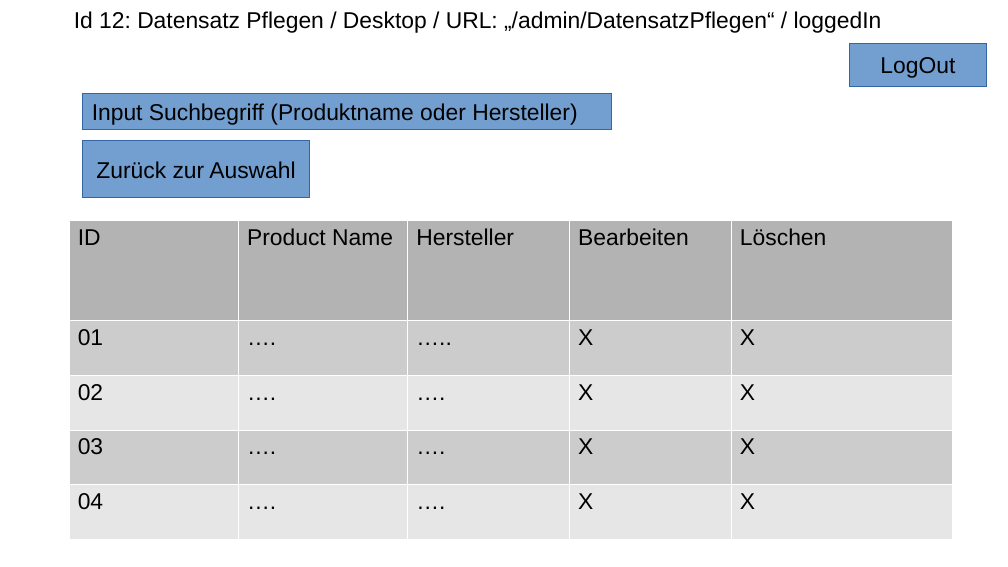
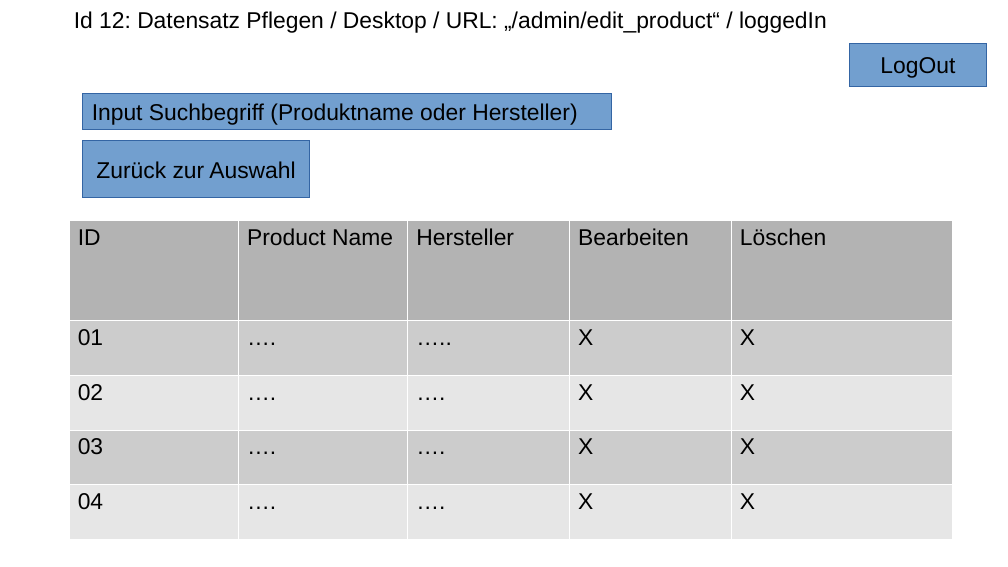
Before and after one commit to HolgerZerbe/foodata, a slide deck: slide 12 of concept/textdateien/Foodata Mockups.odp. Drawn at 1008x567 pixels with LibreOffice and Linux fonts; fonts in the diff are those of the drawing. Boxes give left, top, right and bottom in pixels: in the first picture for what was removed or moved away, otherwise in the second. Text is boxed around its words. In the diff, an @@ line names an element or a change of style, - is before the commit and + after.

```diff
--- a/concept/textdateien/Foodata Mockups.odp
+++ b/concept/textdateien/Foodata Mockups.odp
@@ text at [74,11,827,33]: text changed @@
-Id 12: Datensatz Pflegen / Desktop / URL: „/admin/DatensatzPflegen“ / loggedIn
+Id 12: Datensatz Pflegen / Desktop / URL: „/admin/edit_product“ / loggedIn
```
Also in this commit, not shown: 3 other slides changed, 1 slide added.
